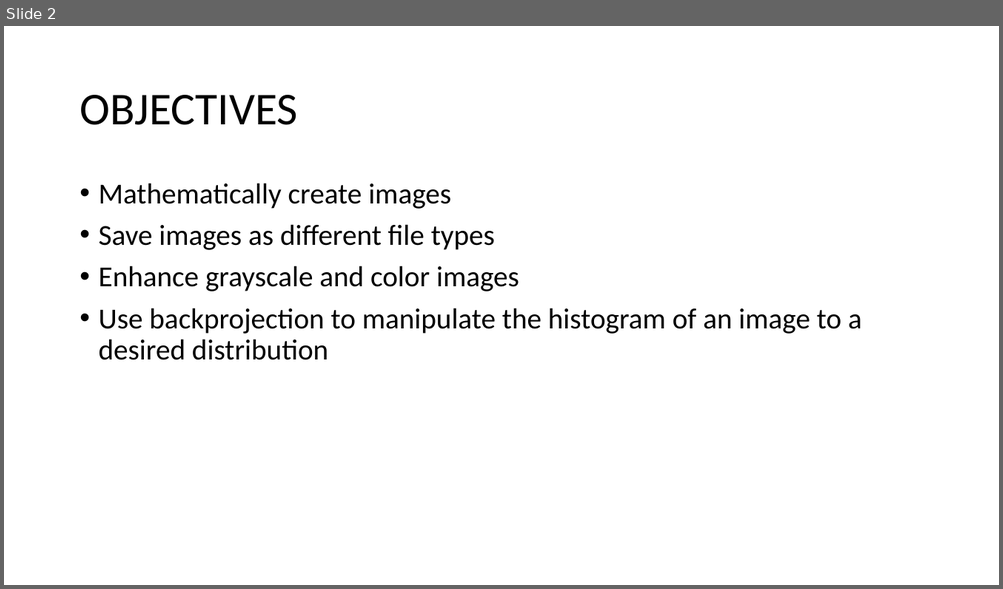
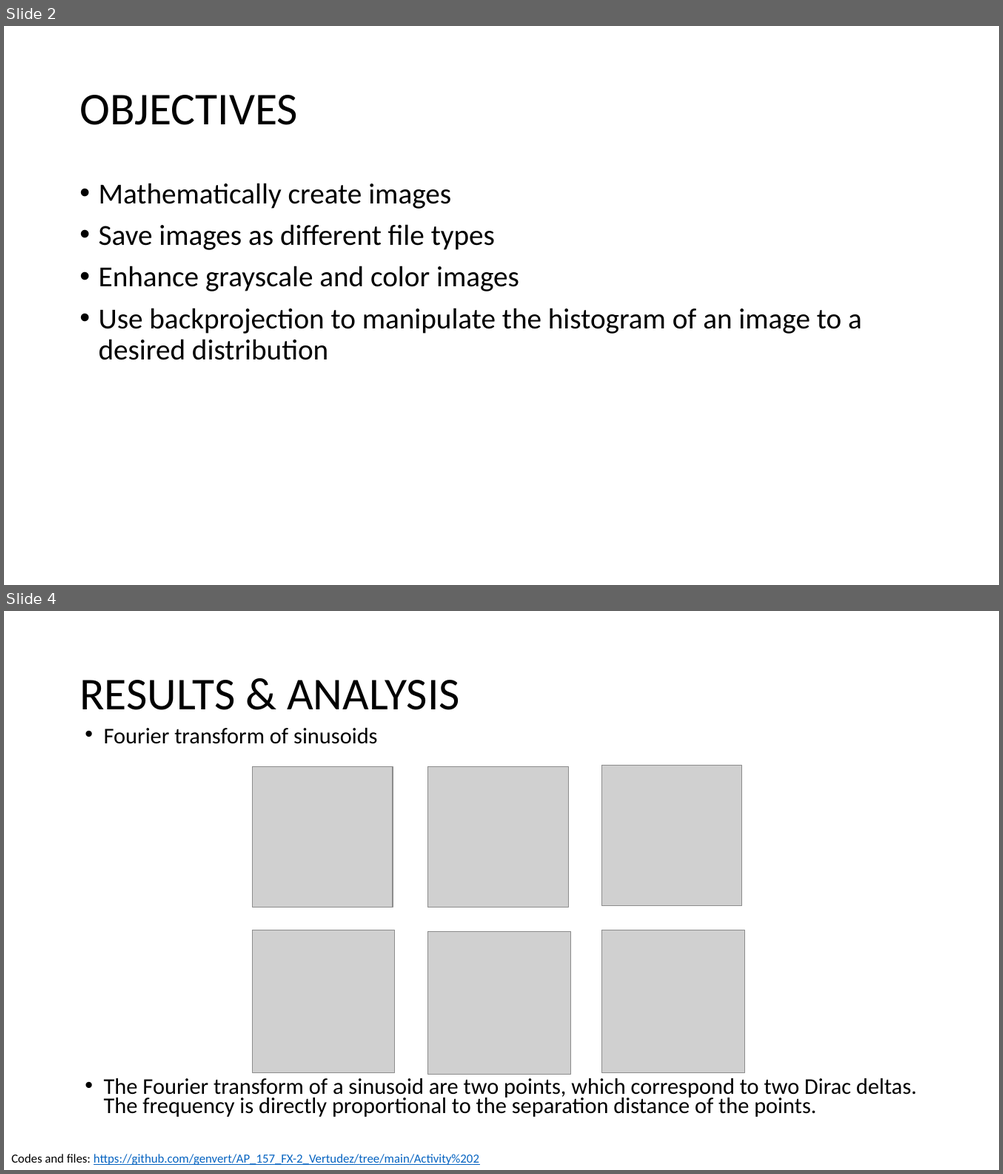
Before and after one commit to genvert/AP_157_FX-2_Vertudez, a slide deck: Activity 1/Vertudez_Activity_1_Report.pptx. Shown one above the other, each under a label of ours: slide 2 before the commit, slides 2 and 4 after it; the slides between them are not shown. The pictures are 1003x589 and 1003x1174 pixels, drawn with LibreOffice and Linux fonts; fonts in the diff are those of the drawing; grey boxes stand for pictures. Boxes give left, top, right and bottom in pixels: in the first picture for what was removed or moved away, otherwise in the second. Text is boxed around its words. In the diff, an @@ line names an element or a change of style, - is before the commit and + after.

```diff
--- a/Activity 1/Vertudez_Activity_1_Report.pptx
+++ b/Activity 1/Vertudez_Activity_1_Report.pptx
@@ slide 4 added at (x1=4, y1=611, x2=999, y2=1170), background #FFFFFF @@
@@ title added at (x1=79, y1=680, x2=459, y2=710), 44 pt, text #000000 @@
+RESULTS & ANALYSIS
@@ text added at (x1=104, y1=728, x2=916, y2=1117), 21.7 pt, text #000000 @@
+• Fourier transform of sinusoids
+• The Fourier transform of a sinusoid are two points, which correspond to two Dirac deltas. The frequency is directly proportional to the separation distance of the points.
@@ picture added at (x1=602, y1=766, x2=742, y2=906) @@
@@ picture added at (x1=253, y1=767, x2=392, y2=907) @@
@@ picture added at (x1=428, y1=767, x2=568, y2=907) @@
@@ picture added at (x1=253, y1=931, x2=395, y2=1073) @@
@@ picture added at (x1=428, y1=932, x2=570, y2=1074) @@
@@ picture added at (x1=602, y1=931, x2=744, y2=1073) @@
@@ text added at (x1=11, y1=1154, x2=479, y2=1165), 12 pt, text #0563C1, underline @@
+Codes and files: https://github.com/genvert/AP_157_FX-2_Vertudez/tree/main/Activity%202
```
Also in this commit, not shown: 1 slide changed, 4 other slides added, 2 slides removed, 2 other files.
